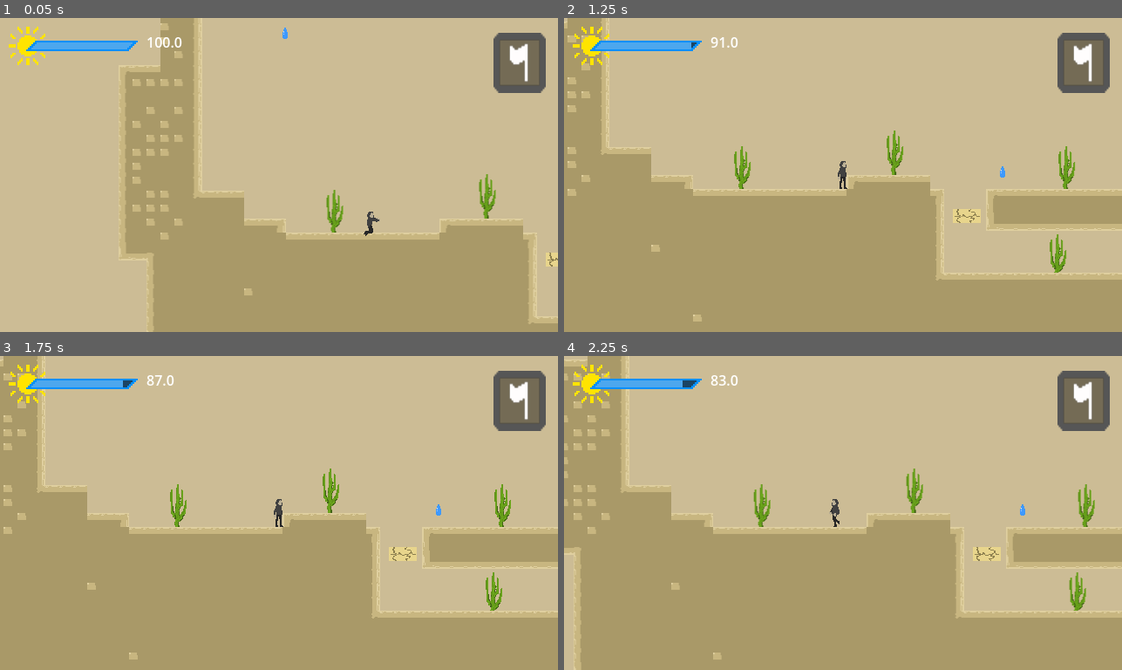
Above: before the commit, frames 1-4 (two rows, left to right).
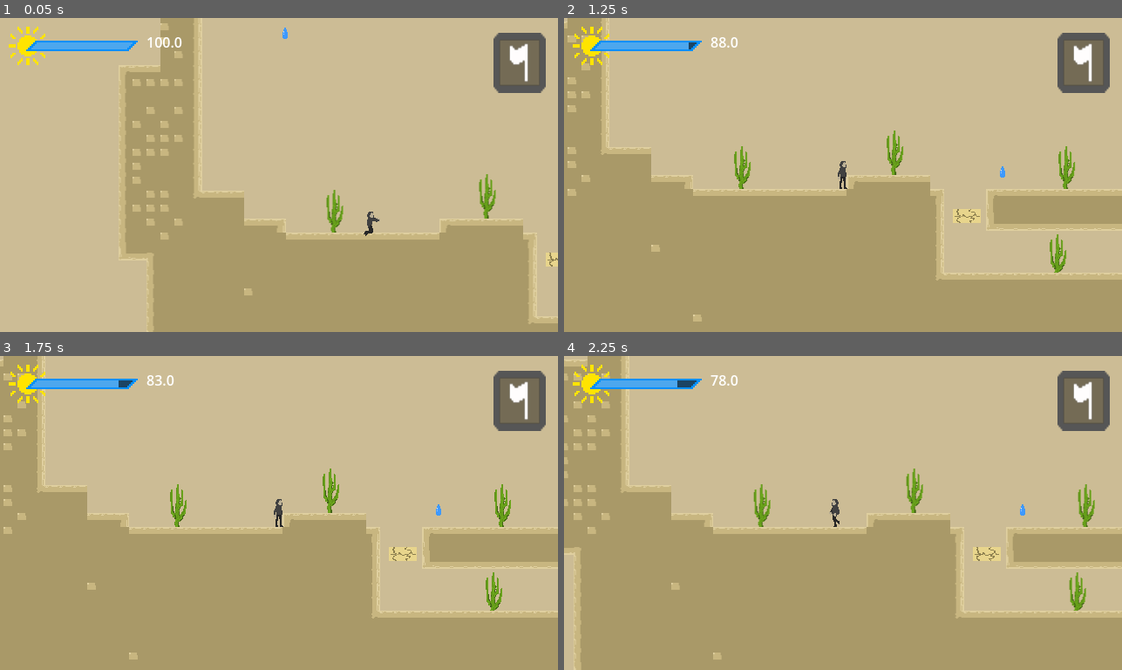
Above: after the commit, the same moments.

Repository: Aterlone/MasseyGameJam
Game: Godot game, scene res://main.tscn
Same seed, same stepped clock (60 frames per second), same inputs: the game is played once before the commit and once after it.
Inputs:
- Up to frame 1 (0.05 s): no input
- Up to frame 2 (1.25 s): tap Enter (ui_accept) at 0.5, 0.77 s; hold Right (ui_right) from 0.53 s (still down)
- Up to frame 3 (1.75 s): keep holding Right (ui_right); tap Enter (ui_accept) at 1.52 s
- Up to frame 4 (2.25 s): release Right (ui_right) at 2.03 s; hold Left (ui_left) from 2.03 s (still down)

Frame 1 is identical in both runs. In frame 2, less than 0.1% of the frame differs, in the area x 22-30%, y 6-10%; in frame 3, less than 0.1%; in frame 4, less than 0.1%.

Commit message:
Balancing

Diff:
--- a/Misc/waterBottle.gd
+++ b/Misc/waterBottle.gd
@@ -3,6 +3,6 @@
 func _on_body_entered(body):
 	if body.name == "Player":
 		print("Player collided with this object!")
-		body.get_node("Sprite2D").heal(50)
+		body.get_node("Sprite2D").heal(35)
 
 		queue_free()
--- a/objects/waterdrop.gd
+++ b/objects/waterdrop.gd
@@ -3,5 +3,5 @@
 
 func _on_area_entered(area: Area2D) -> void:
 	if area.get_parent().name == "Player":
-		area.get_parent().get_node("Sprite2D").heal(5)
+		area.get_parent().get_node("Sprite2D").heal(2)
 		queue_free()
--- a/player/playerValues.gd
+++ b/player/playerValues.gd
@@ -16,8 +16,8 @@
 
 ## Day night hurt cycle
 var daylight: float = 0
-const min_max = Vector2(1, 8)
-var hurt_multi: float = 8
+const min_max = Vector2(1.15,10)
+var hurt_multi: float
 
 ## Inside/Outside
 @export var outside: bool = true;
@@ -38,8 +38,6 @@
 
 	if not current_health:
 		respawn()
-
-
 
 	score += delta
 
